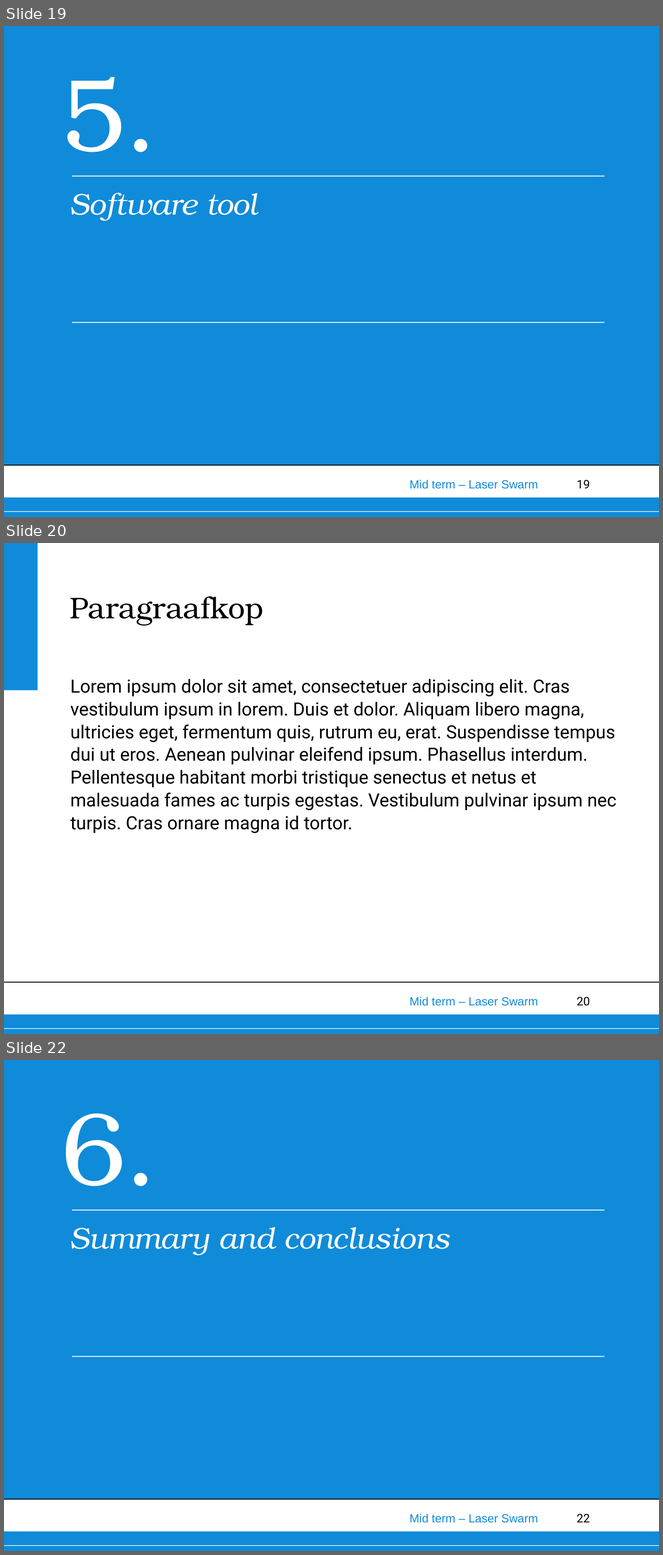
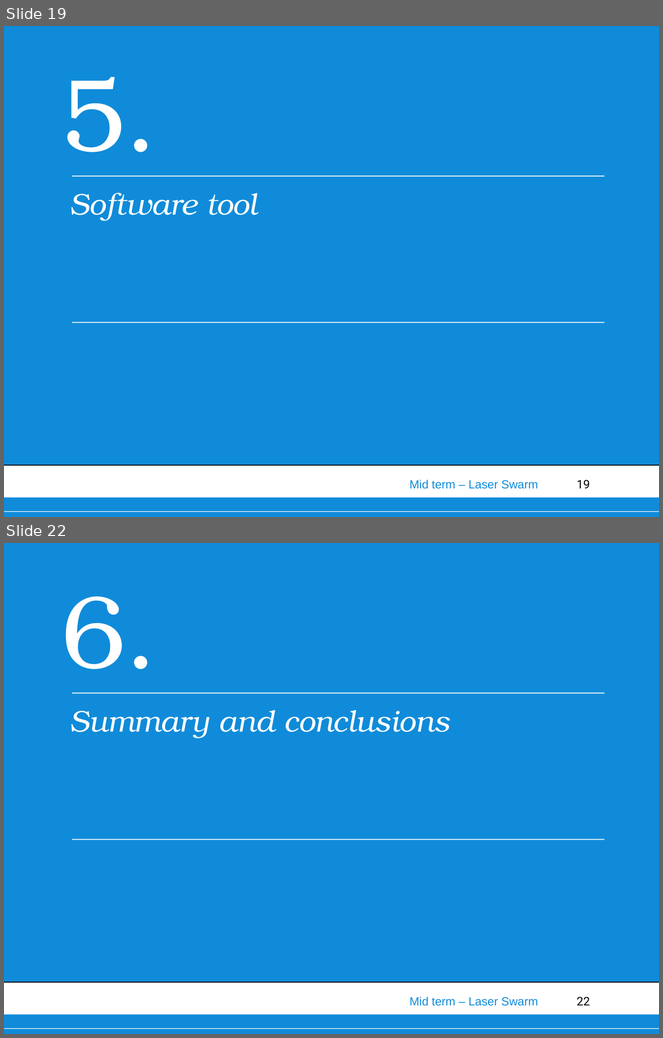
Before and after one commit to thewisenerd/laser-swarm, a slide deck: midTermPresentation/MidTermPresentation.ppt. Shown one above the other, each under a label of ours: slides 19, 20 and 22 before the commit, slides 19 and 22 after it; the slides between them are not shown. The pictures are 663x1555 and 663x1038 pixels, drawn with LibreOffice and Linux fonts; fonts in the diff are those of the drawing; background and template pictures are left out. Boxes give left, top, right and bottom in pixels: in the first picture for what was removed or moved away, otherwise in the second. Text is boxed around its words. In the diff, an @@ line names an element or a change of style, - is before the commit and + after.

```diff
--- a/midTermPresentation/MidTermPresentation.ppt
+++ b/midTermPresentation/MidTermPresentation.ppt
@@ slide 20 removed at (4, 543, 659, 1034), background #FFFFFF; not listed: 6 template elements that a slide beside it also shows @@
@@ title removed at (70, 596, 263, 626) @@
-Paragraafkop
@@ text removed at (71, 679, 617, 834) @@
-Lorem ipsum dolor sit amet, consectetuer adipiscing elit. Cras vestibulum ipsum in lorem. Duis et dolor. Aliquam libero magna, ultricies eget, fermentum quis, rutrum eu, erat. Suspendisse tempus dui ut eros. Aenean pulvinar eleifend ipsum. Phasellus interdum. Pellentesque habitant morbi tristique senectus et netus et malesuada fames ac turpis egestas. Vestibulum pulvinar ipsum nec turpis. Cras ornare magna id tortor.
```
Also in this commit, not shown: 2 slides added, 1 other slide removed, 3 other files.
